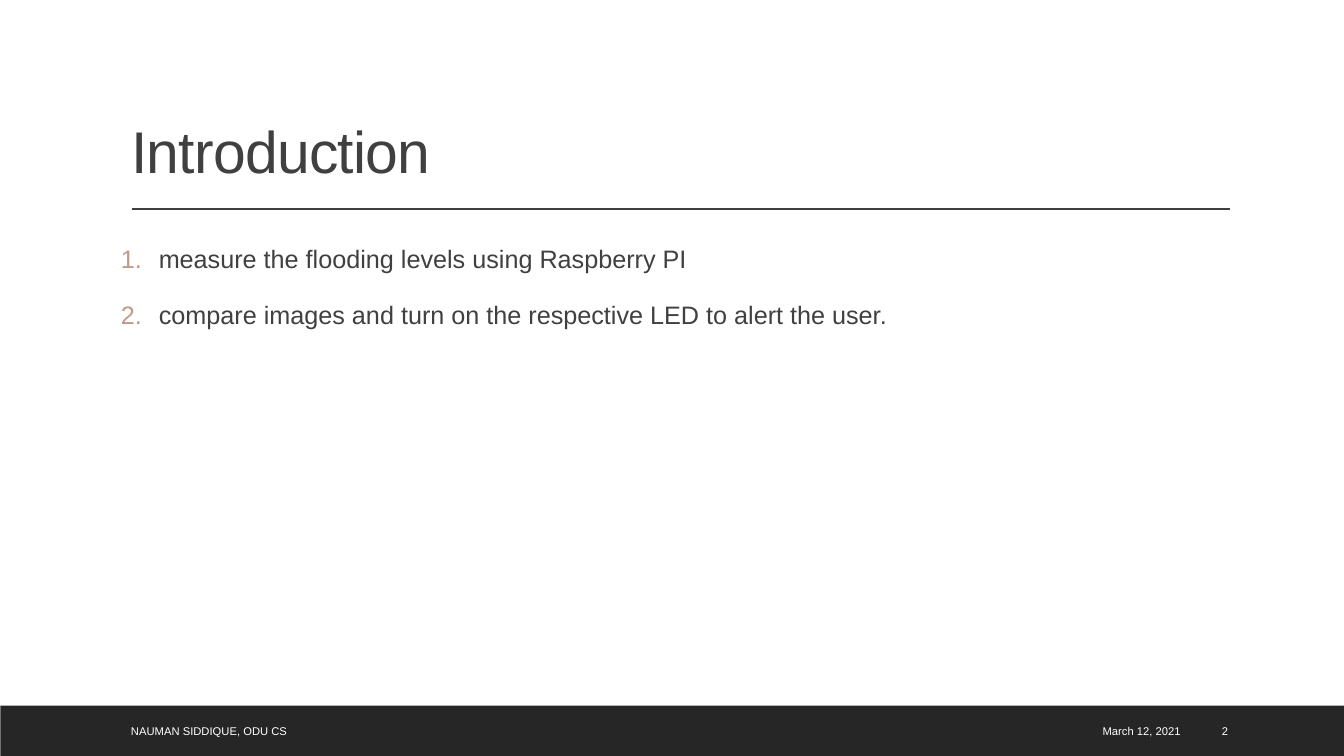
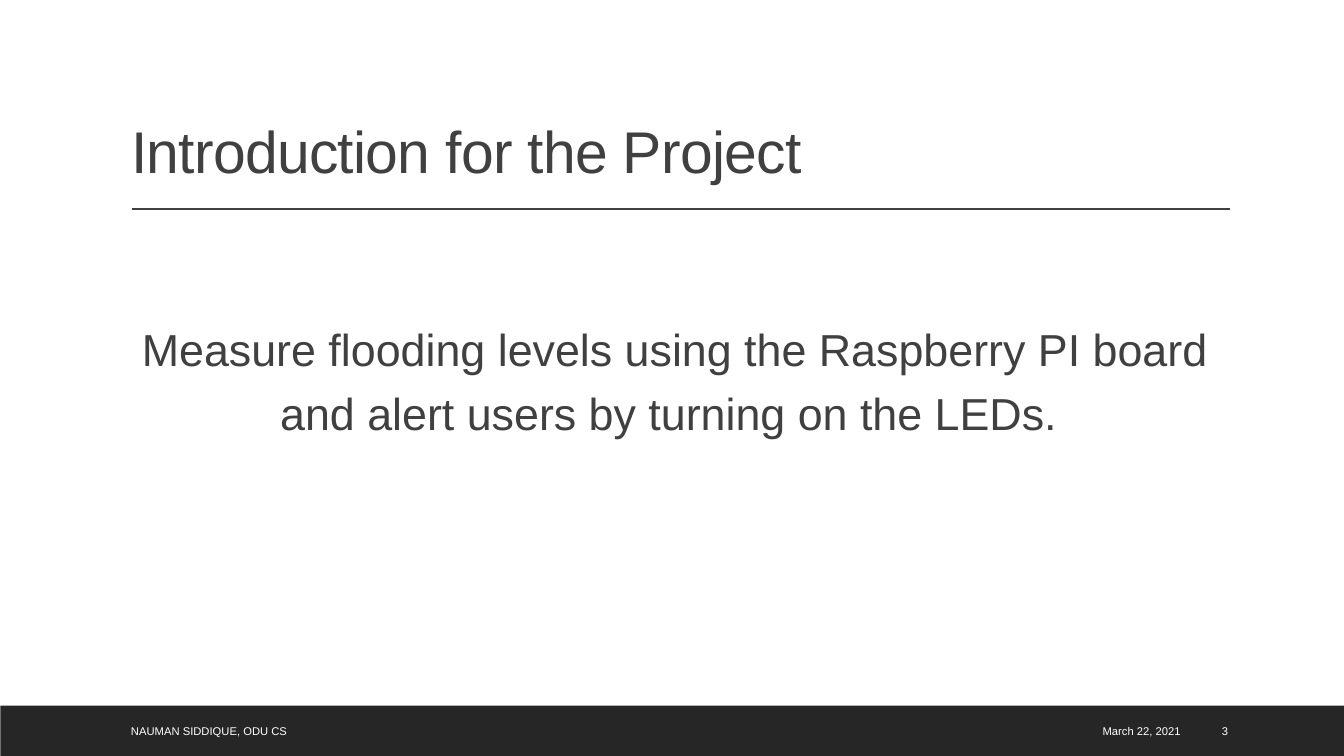
Before and after one commit to isaki001/PiCamUtils, a slide deck: slide 3 of floodDetection/report/Flood Detection using Raspberry Pi.pptx (slide 2 before the commit). Drawn at 1344x756 pixels with LibreOffice and Linux fonts; fonts in the diff are those of the drawing. Boxes give left, top, right and bottom in pixels: in the first picture for what was removed or moved away, otherwise in the second. Text is boxed around its words. In the diff, an @@ line names an element or a change of style, - is before the commit and + after.

```diff
--- a/floodDetection/report/Flood Detection using Raspberry Pi.pptx
+++ b/floodDetection/report/Flood Detection using Raspberry Pi.pptx
@@ title at (x1=131, y1=130, x2=802, y2=185): text changed @@
-Introduction
+Introduction for the Project
@@ text at (x1=142, y1=333, x2=1208, y2=439): text changed; size 18 to 32 pt @@
-1. measure the flooding levels using Raspberry PI
-2. compare images and turn on the respective LED to alert the user.
+Measure flooding levels using the Raspberry PI board and alert users by turning on the LEDs.
@@ text at (x1=1103, y1=727, x2=1181, y2=737): text changed @@
-March 12, 2021
+March 22, 2021
@@ page number at (x1=1222, y1=727, x2=1228, y2=735): text changed @@
-2
+3
```
Also in this commit, not shown: 34 other slides changed, 10 slides added.
